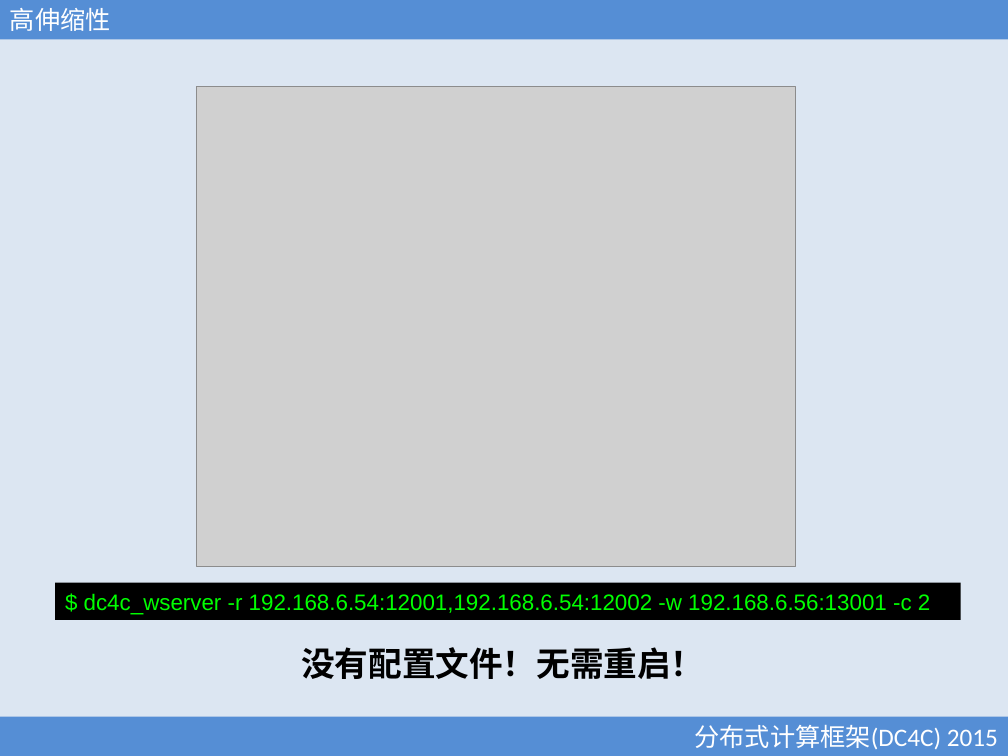
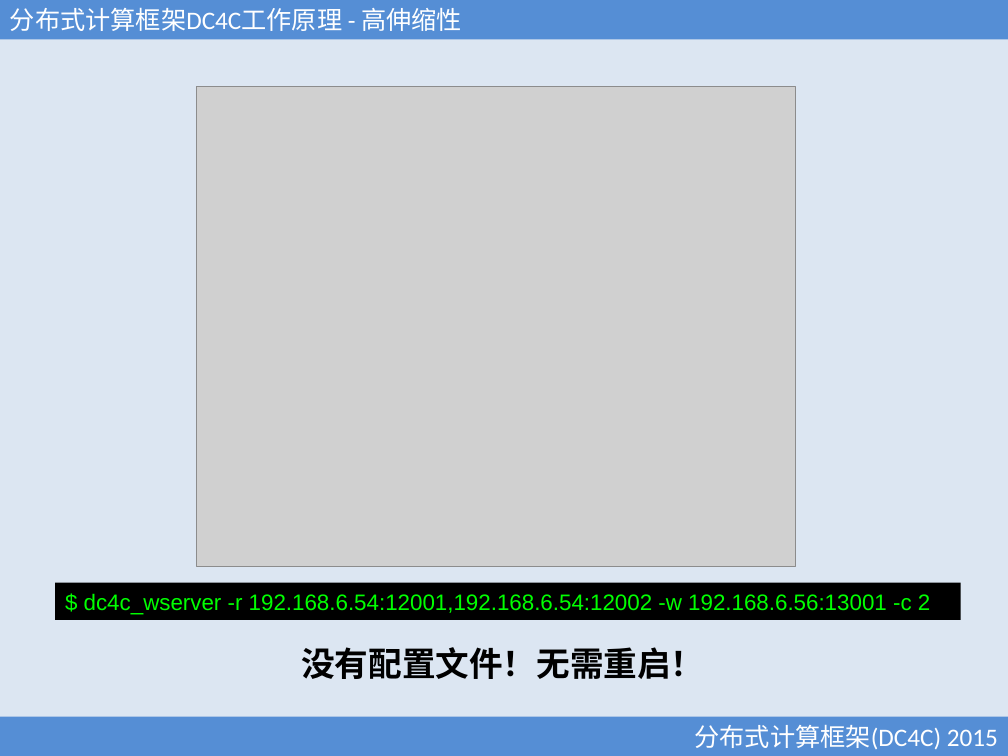
Before and after one commit to xubingyue/dc4c, a slide deck: slide 17 of doc/DC4C.ppt (slide 13 before the commit). Drawn at 1008x756 pixels with LibreOffice and Linux fonts; fonts in the diff are those of the drawing; grey boxes stand for pictures. Boxes give left, top, right and bottom in pixels: in the first picture for what was removed or moved away, otherwise in the second. Text is boxed around its words. In the diff, an @@ line names an element or a change of style, - is before the commit and + after.

```diff
--- a/doc/DC4C.ppt
+++ b/doc/DC4C.ppt
@@ text in rectangle at [10, 8, 462, 31]: text changed @@
-高伸缩性
+分布式计算框架DC4C工作原理 - 高伸缩性
```
Also in this commit, not shown: 10 other slides changed, 4 slides added, 14 other files.
